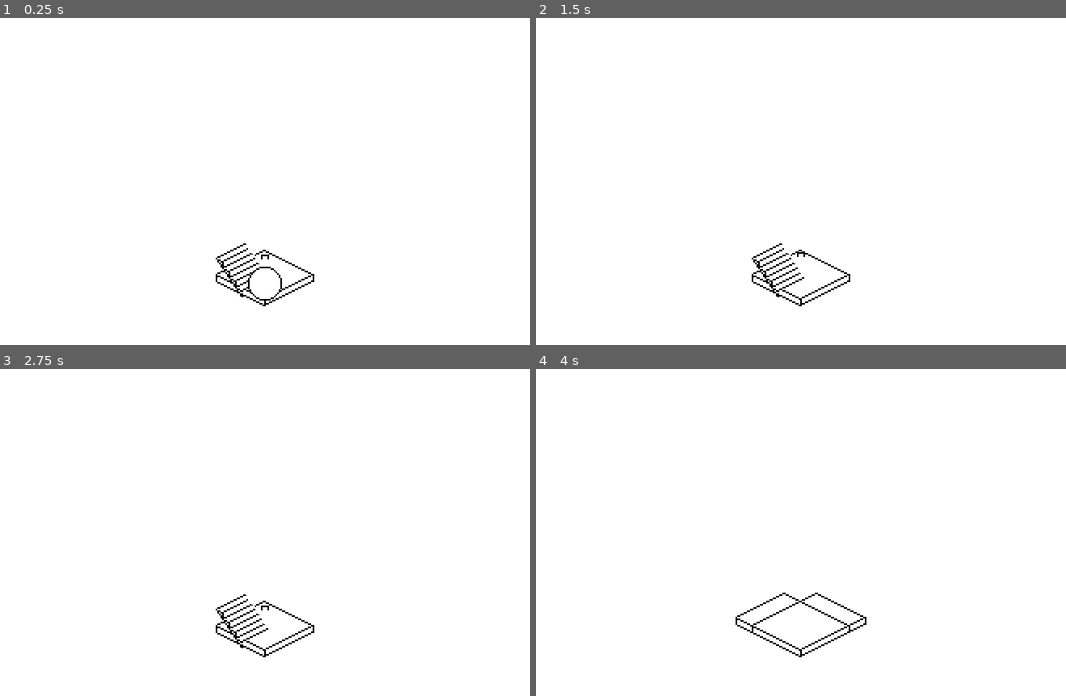
Above: before the commit, frames 1-4 (two rows, left to right).
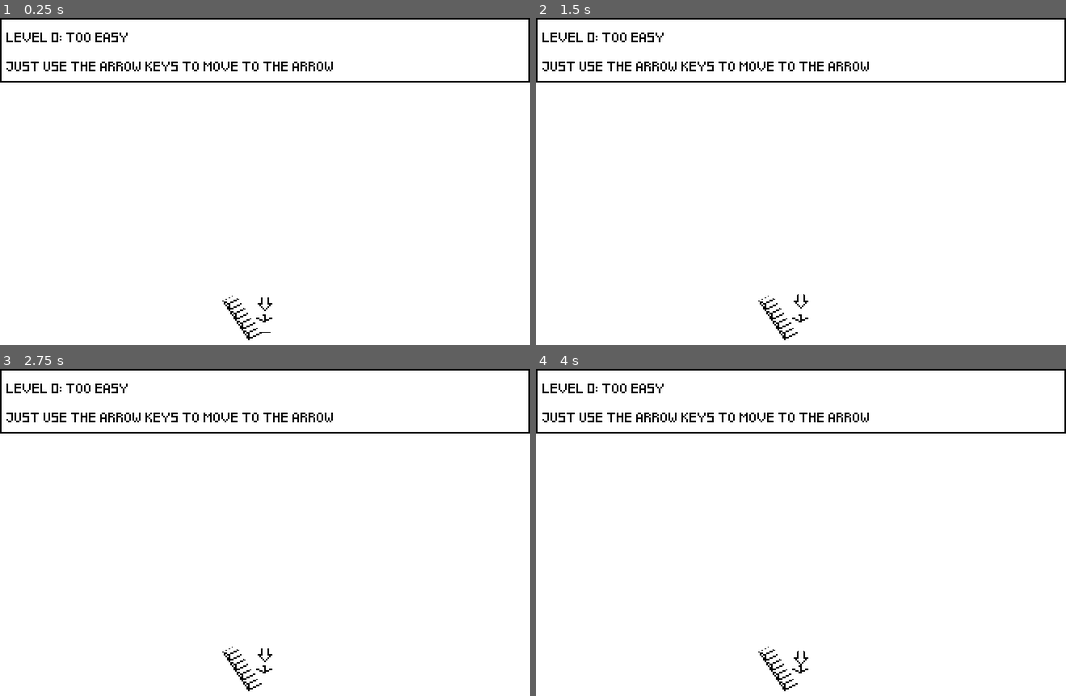
Above: after the commit, the same moments.

Repository: jlcarr/IsoMAZEtric
Game: Godot game, scene res://Main.tscn
The game is run twice, just before and just after one commit, with the same random seed, the same clock (stepped at 60 frames per second) and the same inputs.
Inputs:
- Up to frame 1 (0.25 s): no input
- Up to frame 2 (1.5 s): hold Right (ui_right) 0.53-1.28 s; hold Space (ui_jump) 0.53-1.28 s; tap Enter at 1.25 s; hold Down (ui_down) from 1.28 s (still down); tap Space (ui_jump) at 1.35 s
- Up to frame 3 (2.75 s): tap Space (ui_jump) at 1.52, 1.82 s; release Down (ui_down) at 2.03 s; hold Right (ui_right) from 2.03 s (still down); hold Space (ui_jump) from 2.03 s (still down)
- Up to frame 4 (4 s): release Right (ui_right) at 2.78 s; release Space (ui_jump) at 2.78 s; hold Up (ui_up) 2.78-3.53 s; tap Space (ui_jump) at 2.85, 3.02, 3.32 s; hold Left (ui_left) from 3.53 s (still down); hold Space (ui_jump) from 3.53 s (still down)

The runs differ from the first frame. In frame 1, 2.8% of the frame differs, in the area x 0-100%, y 0-99%; in frame 2, 2.7%; in frame 3, 2.7%; in frame 4, 2.7%.

Commit message:
Added animated victory screen and pause

Diff:
--- /dev/null
+++ b/src/LevelFinish.gd
@@ -0,0 +1,7 @@
+extends PanelContainer
+
+
+func _input(event):
+	if event.is_action_pressed("ui_jump") and get_tree().paused:
+		#get_tree().finish_level()
+		Levels.level_up()
--- a/src/Levels.gd
+++ b/src/Levels.gd
@@ -2,10 +2,16 @@
 
 var current_level = 0
 
+func level_up():
+	if self.current_level+1 < self.levels.size():
+		self.current_level += 1
+	get_tree().reload_current_scene()
+	get_tree().paused = false
+
 const levels = [
 	{
-		"Name": "",
-		"HintText": "",
+		"Name": "LEVEL 0: TOO EASY",
+		"HintText": "JUST USE THE ARROW KEYS TO MOVE TO THE ARROW",
 		"ConstMap":
 			[
 				[
@@ -19,41 +25,59 @@
 			]
 	},
 	{
-		"Name": "",
-		"HintText": "",
-		"ConstMap":
-			[
-				[
-					[6,1,1],
+		"Name": "LEVEL 1: ANOTHER ONE",
+		"HintText": "JUST USE THE ARROW KEYS TO MOVE TO THE ARROW",
+		"ConstMap":
+			[
+				[
+					[1,1,1],
 					[1,1,1],
 					[1,1,1]
-				]
-			]
-	},
-	{
-		"Name": "",
-		"HintText": "",
-		"ConstMap":
-			[
-				[
-					[6,1,1,1],
-					[1,1,1,1],
-					[1,1,1,1],
-					[1,1,1,1],
-				]
-			]
-	},
-	{
-		"Name": "",
-		"HintText": "",
-		"ConstMap":
-			[
-				[
-					[6,1,1,1,1],
-					[1,1,1,1,1],
-					[1,1,1,1,1],
-					[1,1,1,1,1],
-					[1,1,1,1,1],
+				],
+				[
+					[6,0,0],
+					[0,0,0],
+					[0,0,0]
+				]
+			]
+	},
+	{
+		"Name": "",
+		"HintText": "",
+		"ConstMap":
+			[
+				[
+					[1,1,1,1],
+					[1,1,1,1],
+					[1,1,1,1],
+					[1,1,1,1],
+				],
+				[
+					[6,0,0,0],
+					[0,0,0,0],
+					[0,0,0,0],
+					[0,0,0,0]
+				]
+			]
+	},
+	{
+		"Name": "",
+		"HintText": "",
+		"ConstMap":
+			[
+				[
+					[1,1,1,1,1],
+					[1,1,1,1,1],
+					[1,1,1,1,1],
+					[1,1,1,1,1],
+					[1,1,1,1,1],
+				],
+				[
+					[6,0,0,0,0],
+					[0,0,0,0,0],
+					[0,0,0,0,0],
+					[0,0,0,0,0],
+					[0,0,0,0,0],
 				]
 			]
 	},
@@ -128,8 +152,8 @@
 			]
 	},
 	{
-		"Name": "",
-		"HintText": "",
+		"Name": "LEVEL ???: RANDOM WALK",
+		"HintText": "EXPLORE!",
 		"FuncMap": "random_walk",
 		"MapParams": [Vector3(6,6,6), 2*6*6*6]
 	}
--- a/src/Main.gd
+++ b/src/Main.gd
@@ -1,4 +1,8 @@
 extends Spatial
+
+onready var LevelName = get_node("LevelText/Container/LevelName")
+onready var LevelHint = get_node("LevelText/Container/LevelHint")
+
 
 # Load all the tiles
 #const Cube = preload("Tiles/Cube/Cube.tscn")
@@ -23,6 +27,12 @@
 func _ready():
 	obj_list.append(player)
 	var level = Levels.levels[Levels.current_level]
+
+	# Add the text
+	LevelName.text = level["Name"]
+	LevelHint.text = level["HintText"]
+
+	# Construct the map
 	if level.has("ConstMap"):
 		construct_level(level["ConstMap"])
 	elif level.has("FuncMap"):
@@ -38,10 +48,14 @@
 		for element in obj_list:
 			element.rot()
 
+func finish_line():
+	get_tree().paused = true
+	get_node("AnimationPlayer").play("Message")
+
 func construct_level(level_array):
 	var offset = Vector3()
 	offset.x = (level_array[0][0].size()-1)/2.0
-	offset.y = (level_array.size()-1)/2.0
+	offset.y = (level_array.size()-1)/2.0 + 2
 	offset.z = (level_array[0].size()-1)/2.0
 	player.orig = offset+Vector3(0,1-2*offset.y,0)
 	for y in level_array.size():
--- a/src/Main.tscn
+++ b/src/Main.tscn
@@ -1,9 +1,39 @@
-[gd_scene load_steps=7 format=2]
+[gd_scene load_steps=9 format=2]
 
 [ext_resource path="res://Main.gd" type="Script" id=1]
 [ext_resource path="res://Tiles/Player/player.tscn" type="PackedScene" id=2]
 [ext_resource path="res://Tiles/Player/player.gd" type="Script" id=3]
 [ext_resource path="res://Menu/PixeledFont.ttf" type="DynamicFontData" id=4]
+[ext_resource path="res://LevelFinish.gd" type="Script" id=5]
+
+[sub_resource type="Animation" id=3]
+resource_name = "Message"
+tracks/0/type = "value"
+tracks/0/path = NodePath("Finish:rect_position")
+tracks/0/interp = 1
+tracks/0/loop_wrap = true
+tracks/0/imported = false
+tracks/0/enabled = true
+tracks/0/keys = {
+"times": PoolRealArray( 0, 1 ),
+"transitions": PoolRealArray( 1, 1 ),
+"update": 0,
+"values": [ Vector2( 114, 350 ), Vector2( 114, 144 ) ]
+}
+tracks/1/type = "method"
+tracks/1/path = NodePath("Finish")
+tracks/1/interp = 1
+tracks/1/loop_wrap = true
+tracks/1/imported = false
+tracks/1/enabled = true
+tracks/1/keys = {
+"times": PoolRealArray( 0 ),
+"transitions": PoolRealArray( 1 ),
+"values": [ {
+"args": [  ],
+"method": "show"
+} ]
+}
 
 [sub_resource type="StyleBoxFlat" id=1]
 content_margin_left = 4.0
@@ -34,33 +64,92 @@
 [node name="Player" parent="." instance=ExtResource( 2 )]
 script = ExtResource( 3 )
 
-[node name="PanelContainer" type="PanelContainer" parent="."]
+[node name="AnimationPlayer" type="AnimationPlayer" parent="."]
+pause_mode = 2
+anims/Message = SubResource( 3 )
+
+[node name="Finish" type="PanelContainer" parent="."]
+pause_mode = 2
 visible = false
 anchor_left = 0.5
 anchor_top = 0.5
 anchor_right = 0.5
 anchor_bottom = 0.5
-margin_left = -20.5
-margin_top = -11.0
-margin_right = 20.5
-margin_bottom = 11.0
+margin_left = -214.0
+margin_top = -184.0
+margin_right = -114.0
+margin_bottom = -144.0
 size_flags_horizontal = 4
+size_flags_vertical = 4
+custom_styles/panel = SubResource( 1 )
+script = ExtResource( 5 )
+__meta__ = {
+"_edit_use_anchors_": false
+}
+
+[node name="VBoxContainer" type="VBoxContainer" parent="Finish"]
+margin_left = 4.0
+margin_top = 4.0
+margin_right = 96.0
+margin_bottom = 36.0
+
+[node name="Label" type="Label" parent="Finish/VBoxContainer"]
+margin_right = 92.0
+margin_bottom = 14.0
+custom_fonts/font = SubResource( 2 )
+custom_colors/font_color = Color( 0, 0, 0, 1 )
+text = "CONGRATULATIONS!"
+align = 1
+__meta__ = {
+"_edit_use_anchors_": false
+}
+
+[node name="Label2" type="Label" parent="Finish/VBoxContainer"]
+margin_top = 18.0
+margin_right = 92.0
+margin_bottom = 32.0
+custom_fonts/font = SubResource( 2 )
+custom_colors/font_color = Color( 0, 0, 0, 1 )
+text = "PRESS SPACE"
+align = 1
+__meta__ = {
+"_edit_use_anchors_": false
+}
+
+[node name="LevelText" type="PanelContainer" parent="."]
+anchor_right = 1.0
+margin_bottom = 39.0
+size_flags_horizontal = 2
 size_flags_vertical = 4
 custom_styles/panel = SubResource( 1 )
 __meta__ = {
 "_edit_use_anchors_": false
 }
 
-[node name="Label" type="Label" parent="PanelContainer"]
+[node name="Container" type="VBoxContainer" parent="LevelText"]
 margin_left = 4.0
 margin_top = 4.0
-margin_right = 56.0
-margin_bottom = 35.0
+margin_right = 652.0
+margin_bottom = 36.0
+
+[node name="LevelName" type="Label" parent="LevelText/Container"]
+margin_right = 648.0
+margin_bottom = 14.0
 custom_fonts/font = SubResource( 2 )
 custom_colors/font_color = Color( 0, 0, 0, 1 )
-text = "YOU WIN!
-PRESS SPACE"
-align = 1
+text = "LEVEL 0: TOO EASY"
 __meta__ = {
 "_edit_use_anchors_": false
 }
+
+[node name="LevelHint" type="Label" parent="LevelText/Container"]
+margin_top = 18.0
+margin_right = 648.0
+margin_bottom = 32.0
+custom_fonts/font = SubResource( 2 )
+custom_colors/font_color = Color( 0, 0, 0, 1 )
+text = "C'MON, YOU GOT THIS"
+autowrap = true
+__meta__ = {
+"_edit_use_anchors_": false
+}
--- a/src/Tiles/Marker/Marker.gd
+++ b/src/Tiles/Marker/Marker.gd
@@ -10,8 +10,7 @@
 
 
 func _on_Marker_body_entered(body):
-	if Levels.current_level+1 < Levels.levels.size():
-		Levels.current_level += 1
-	get_tree().reload_current_scene()
+	#Levels.level_up()
+	get_tree().get_current_scene().finish_line()
 	#if "orig" in body:
 	#	body.position(body.orig)
